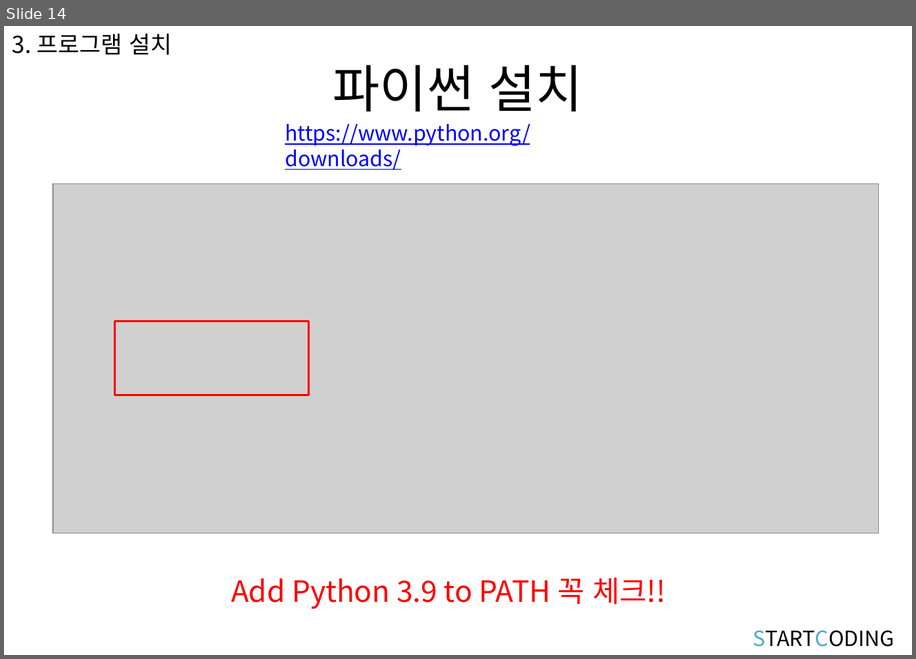
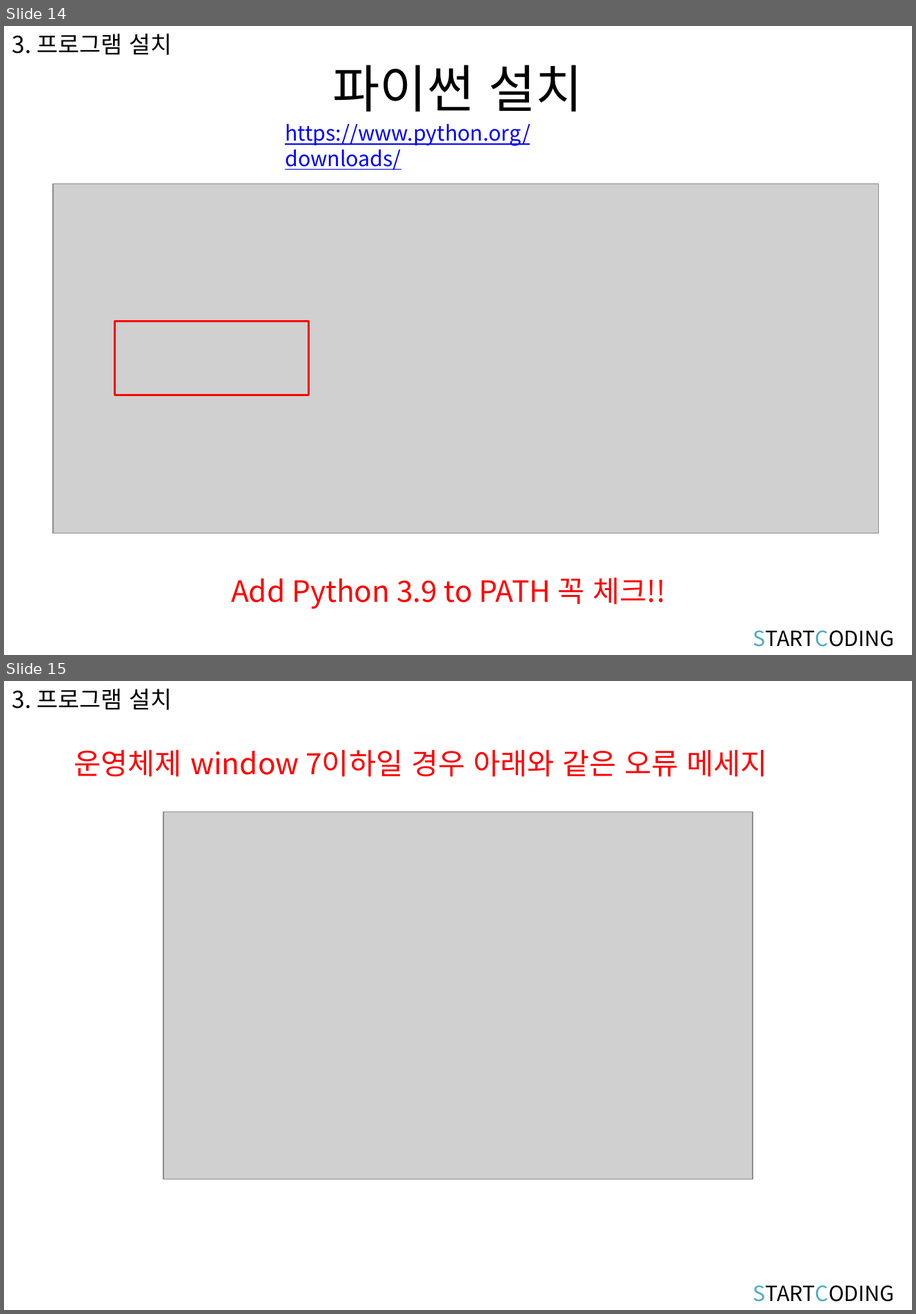
Before and after one commit to kwonkijun/python, a slide deck: 파이썬기초(PPT)/파이썬 기초 1강_강의소개.pptx. Shown one above the other, each under a label of ours: slide 14 before the commit, slides 14 and 15 after it. The pictures are 916x659 and 916x1314 pixels, drawn with LibreOffice and Linux fonts; fonts in the diff are those of the drawing; grey boxes stand for pictures. Boxes give left, top, right and bottom in pixels: in the first picture for what was removed or moved away, otherwise in the second. Text is boxed around its words. In the diff, an @@ line names an element or a change of style, - is before the commit and + after.

```diff
--- a/파이썬기초(PPT)/파이썬 기초 1강_강의소개.pptx
+++ b/파이썬기초(PPT)/파이썬 기초 1강_강의소개.pptx
@@ slide 15 added at bbox=[4, 681, 912, 1310], background #FFFFFF @@
@@ text added at bbox=[12, 689, 172, 710], 20 pt, text #000000 @@
+3. 프로그램 설치
@@ text added at bbox=[74, 750, 768, 777], 25.2 pt, text #FF0000 @@
+운영체제 window 7이하일 경우 아래와 같은 오류 메세지
@@ picture added at bbox=[163, 812, 753, 1179] @@
@@ text added at bbox=[753, 1285, 895, 1301], 18 pt, text #000000 @@
+STARTCODING
```
Also in this commit, not shown: 6 other slides added, 36 other files.
